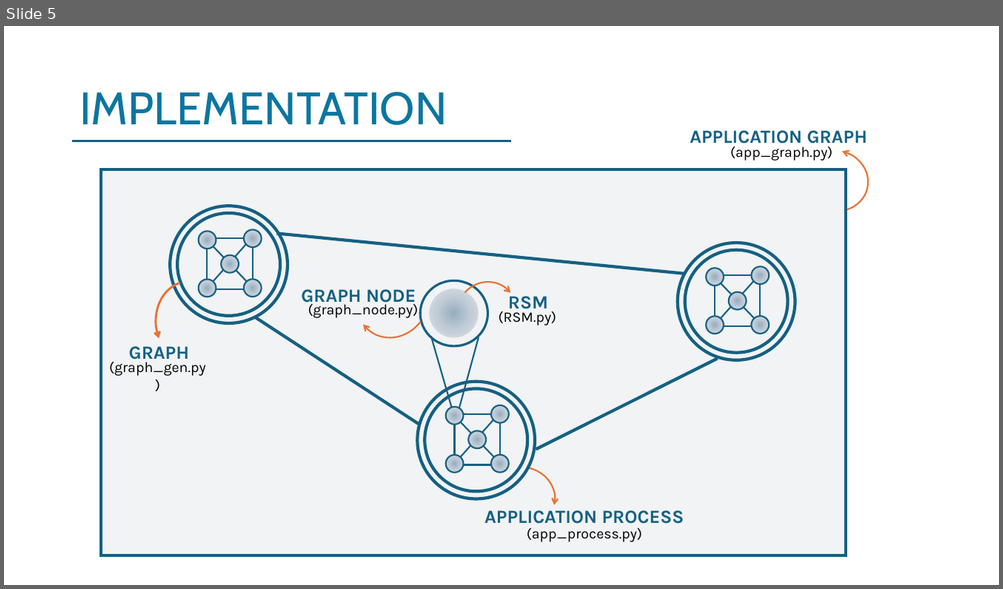
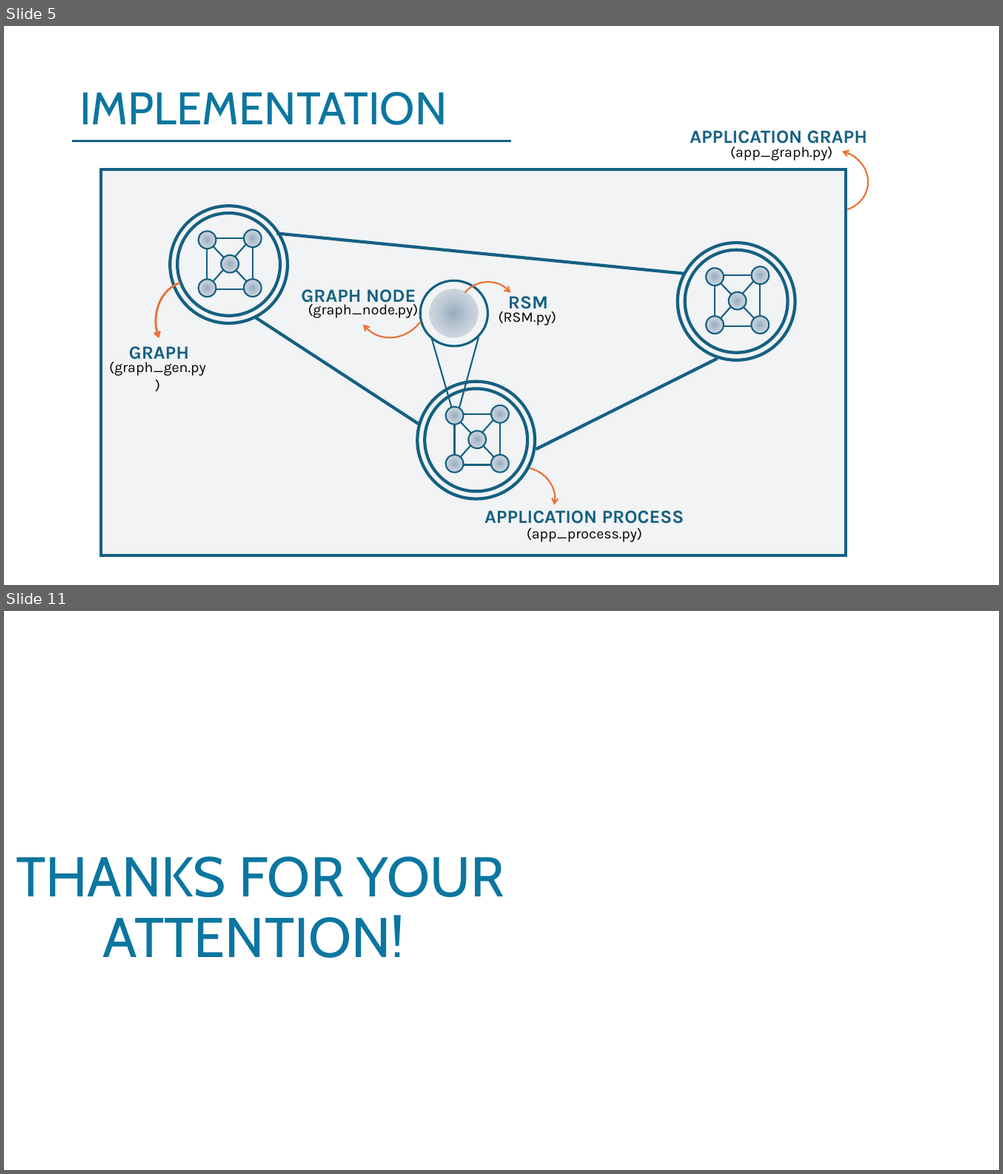
Before and after one commit to Teoz00/progettoDDS, a slide deck: DDS Presentation .pptx. Shown one above the other, each under a label of ours: slide 5 before the commit, slides 5 and 11 after it; the slides between them are not shown. The pictures are 1003x589 and 1003x1174 pixels, drawn with LibreOffice and Linux fonts; fonts in the diff are those of the drawing; background and template pictures are left out. Boxes give left, top, right and bottom in pixels: in the first picture for what was removed or moved away, otherwise in the second. Text is boxed around its words. In the diff, an @@ line names an element or a change of style, - is before the commit and + after.

```diff
--- a/DDS Presentation .pptx
+++ b/DDS Presentation .pptx
@@ slide 11 added at (x1=4, y1=611, x2=999, y2=1170), background picture (left out) @@
@@ title added at (x1=16, y1=857, x2=504, y2=958), 54 pt, text #0B76A0 @@
+THANKS FOR YOUR ATTENTION!
```
Also in this commit, not shown: 1 slide changed, 4 other slides added, 3 slides removed, 1 other file.
